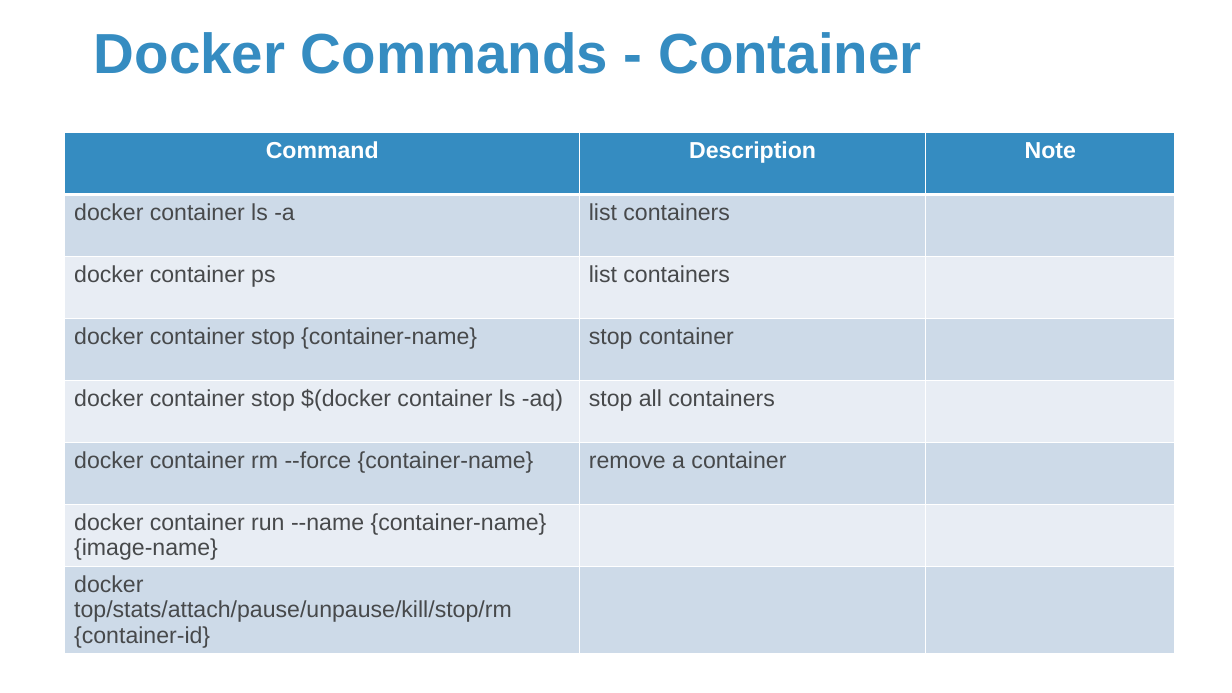
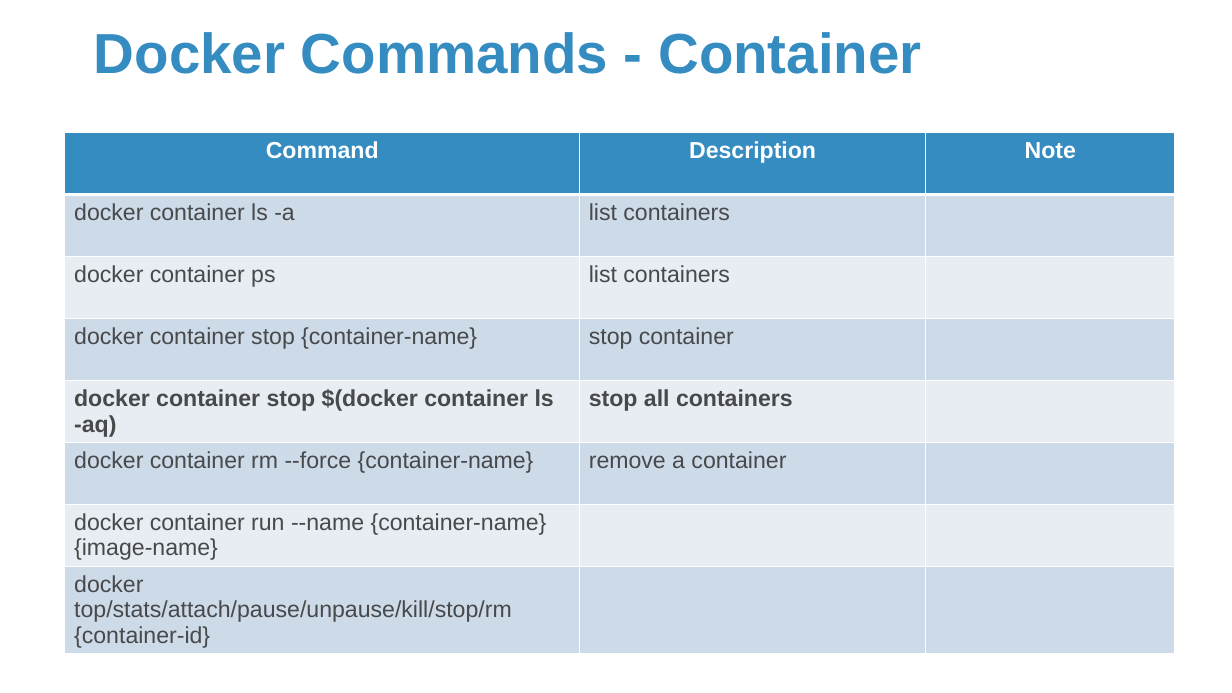
Before and after one commit to Sparks-Lu/TechNotes, a slide deck: slide 14 of Misc/Docker-Notes.pptx (slide 13 before the commit). Drawn at 1232x693 pixels with LibreOffice and Linux fonts; fonts in the diff are those of the drawing; background and template pictures are left out. Boxes give left, top, right and bottom in pixels: in the first picture for what was removed or moved away, otherwise in the second. Text is boxed around its words. In the diff, an @@ line names an element or a change of style, - is before the commit and + after.

```diff
--- a/Misc/Docker-Notes.pptx
+++ b/Misc/Docker-Notes.pptx
@@ table at (x1=65, y1=133, x2=1176, y2=652) @@
@@ bold on in "docker container stop $(docker container ls -aq)", "stop all containers" @@
```
Also in this commit, not shown: 11 other slides changed, 7 slides added, 8 other files.
